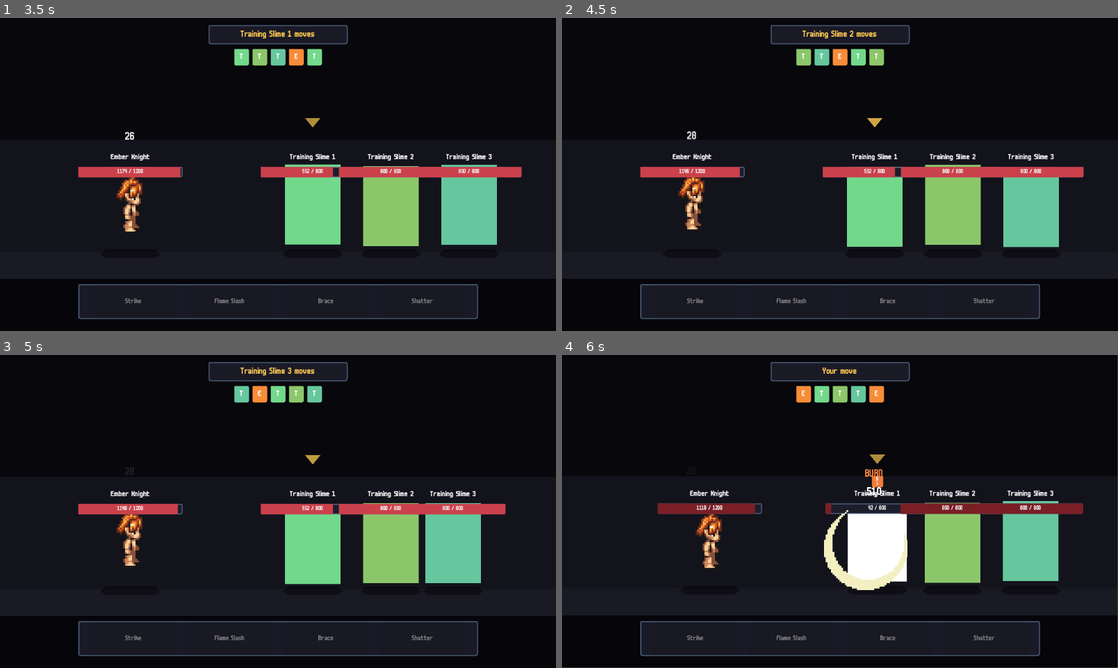
Above: before the commit, frames 1-4 (two rows, left to right).
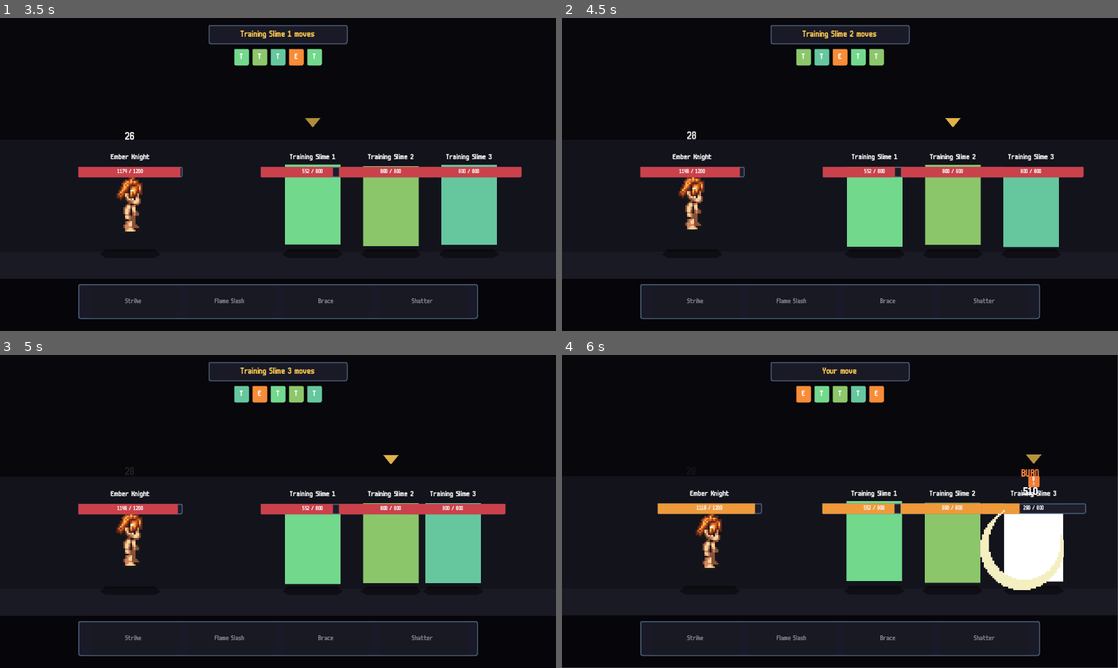
Above: after the commit, the same moments.

Repository: joppe2001/Vaelthorn
Game: Godot game, scene res://scenes/title/title.tscn
Same seed, same stepped clock (60 frames per second), same inputs: the game is played once before the commit and once after it.
Inputs (mouse positions are in pixels of both pictures, inside the frame that each line leads up to):
- Up to frame 1 (3.5 s): tap Enter at 0.5 s; move the mouse to (400, 158) at 0.52 s; click (400, 158) at 0.67 s; click "Enter Battle" at 1.25 s; click "Strike" at 2 s; move the mouse to (127, 205) at 2.77 s; click (127, 205) at 2.92 s
- Up to frame 2 (4.5 s): move the mouse to (873, 205) at 3.52 s; click (873, 205) at 3.67 s; move the mouse to (945, 205) at 4.27 s; click (945, 205) at 4.42 s
- Up to frame 3 (5 s): no input
- Up to frame 4 (6 s): move the mouse to (1012, 542) at 5.02 s; click (1012, 542) at 5.17 s; click "Flame Slash" at 5.75 s

Frame 1 is identical in both runs. In frame 2, less than 0.1% of the frame differs, in the area x 54-72%, y 32-35%; in frame 3, less than 0.1%; in frame 4, 8.8%, in the area x 17-95%, y 31-76%.

Commit message:
fix: background ColorRects swallowed enemy clicks
Real cause of clicks-not-registering: ColorRect defaults to mouse_filter
= STOP, and BgVoid covers the entire 1280x720 viewport. It consumed every
click before the Area2D could see it.

Set mouse_filter = 2 (IGNORE) on:
- BgVoid, BgMid, GroundBand, GroundFall (background layers in battle.tscn)
- StatusRow, NameLabel, HPBar, HPLabel inside each Unit (so the
  per-unit UI doesn't intercept either, even though they don't overlap
  the slime body — defensive)

Also added a [Unit] click-on-X print to confirm in the console that
Area2D is now receiving events.

Diff:
--- a/scenes/battle/battle.tscn
+++ b/scenes/battle/battle.tscn
@@ -55,24 +55,28 @@
 offset_right = 1280.0
 offset_bottom = 720.0
 color = Color(0.027, 0.027, 0.047, 1)
+mouse_filter = 2
 
 [node name="BgMid" type="ColorRect" parent="."]
 offset_top = 280.0
 offset_right = 1280.0
 offset_bottom = 600.0
 color = Color(0.075, 0.075, 0.11, 1)
+mouse_filter = 2
 
 [node name="GroundBand" type="ColorRect" parent="."]
 offset_top = 538.0
 offset_right = 1280.0
 offset_bottom = 600.0
 color = Color(0.102, 0.102, 0.145, 1)
+mouse_filter = 2
 
 [node name="GroundFall" type="ColorRect" parent="."]
 offset_top = 600.0
 offset_right = 1280.0
 offset_bottom = 720.0
 color = Color(0.02, 0.02, 0.04, 1)
+mouse_filter = 2
 
 [node name="Camera" type="Camera2D" parent="."]
 position = Vector2(640, 360)
--- a/scenes/battle/unit.gd
+++ b/scenes/battle/unit.gd
@@ -133,6 +133,7 @@
 func _on_click_area_input(_viewport: Node, event: InputEvent, _shape_idx: int) -> void:
 	if _is_dead: return
 	if event is InputEventMouseButton and event.pressed and event.button_index == MOUSE_BUTTON_LEFT:
+		print("[Unit] click on %s" % _name_label.text)
 		clicked.emit(self)
 
 
--- a/scenes/battle/unit.tscn
+++ b/scenes/battle/unit.tscn
@@ -65,6 +65,7 @@
 [node name="StatusRow" type="HBoxContainer" parent="UIRoot"]
 offset_right = 240.0
 offset_bottom = 28.0
+mouse_filter = 2
 alignment = 1
 theme_override_constants/separation = 4
 
@@ -72,6 +73,7 @@
 offset_top = 34.0
 offset_right = 240.0
 offset_bottom = 58.0
+mouse_filter = 2
 text = "Unit"
 horizontal_alignment = 1
 theme_override_font_sizes/font_size = 18
@@ -81,6 +83,7 @@
 offset_top = 64.0
 offset_right = 240.0
 offset_bottom = 88.0
+mouse_filter = 2
 theme_override_styles/background = SubResource("StyleBox_HPBg")
 theme_override_styles/fill = SubResource("StyleBox_HPFill")
 max_value = 100.0
@@ -91,6 +94,7 @@
 offset_top = 64.0
 offset_right = 240.0
 offset_bottom = 88.0
+mouse_filter = 2
 text = "100 / 100"
 horizontal_alignment = 1
 vertical_alignment = 1
